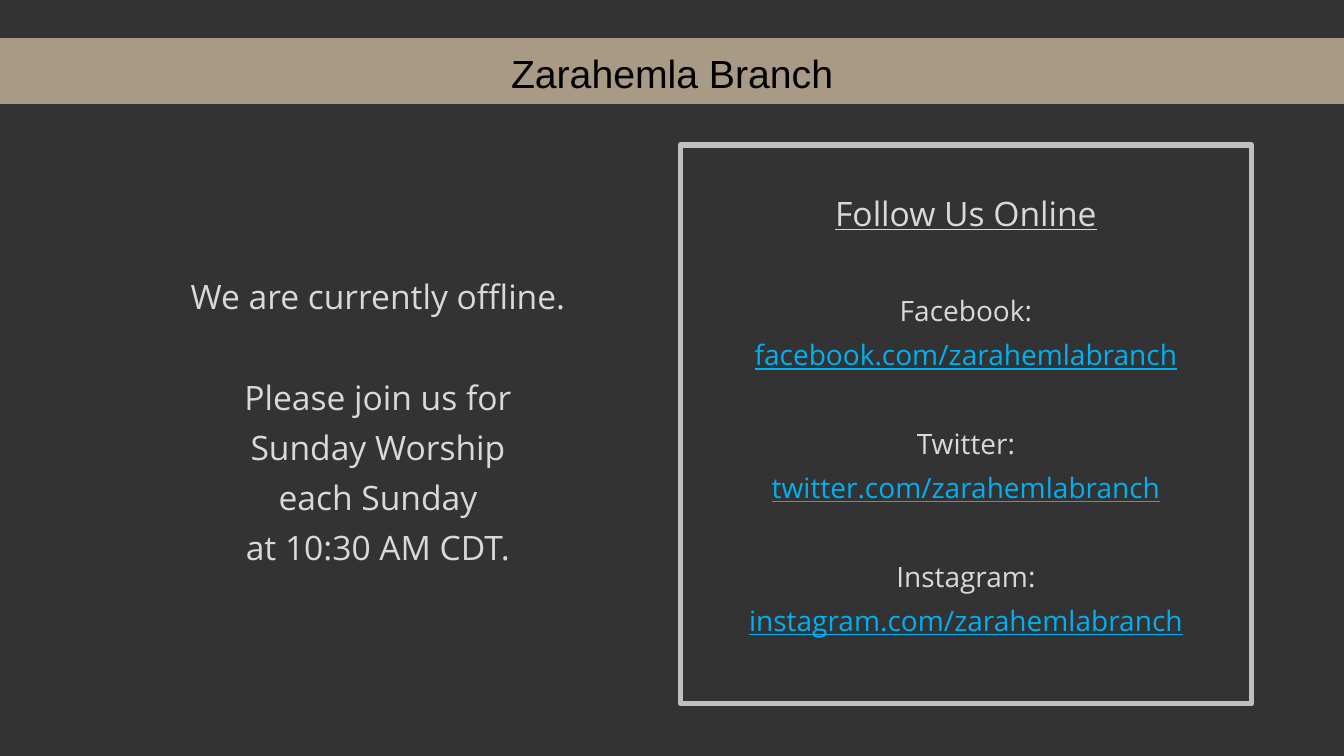
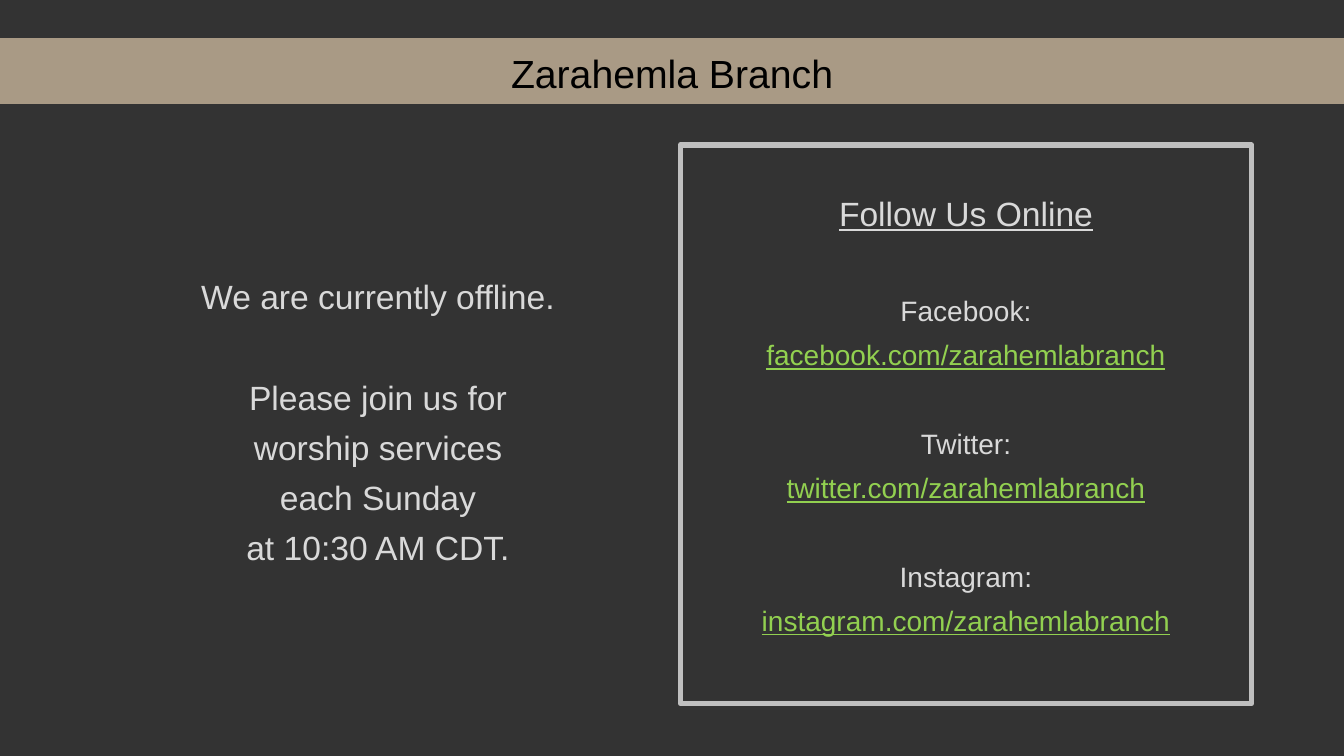
Before and after one commit to kevinmcmilian/ZarahemlaHymnPPTs, a slide deck: slide 3 of Offline Slide.pptx. Drawn at 1344x756 pixels with LibreOffice and Linux fonts; fonts in the diff are those of the drawing; background and template pictures are left out. Boxes give left, top, right and bottom in pixels: in the first picture for what was removed or moved away, otherwise in the second. Text is boxed around its words. In the diff, an @@ line names an element or a change of style, - is before the commit and + after.

```diff
--- a/Offline Slide.pptx
+++ b/Offline Slide.pptx
@@ text "Follow Us Online" at [681, 145, 1252, 704]: font Open Sans to Arial; text colour #00B0F0 to #92D050 in "facebook.com/zarahemlabranch", "twitter.com/zarahemlabranch", "instagram.com/zarahemlabranch" @@
@@ text at [201, 284, 554, 561]: font Open Sans to Arial in "We are currently offline.", "Please join us for", "each Sunday", "at 10:30 AM CDT." @@
@@ text at [254, 435, 502, 467]: text changed; font Open Sans to Arial @@
-Sunday Worship
+worship services
```
Also in this commit, not shown: 1 other slide changed, 1 slide added, 2 other files.
